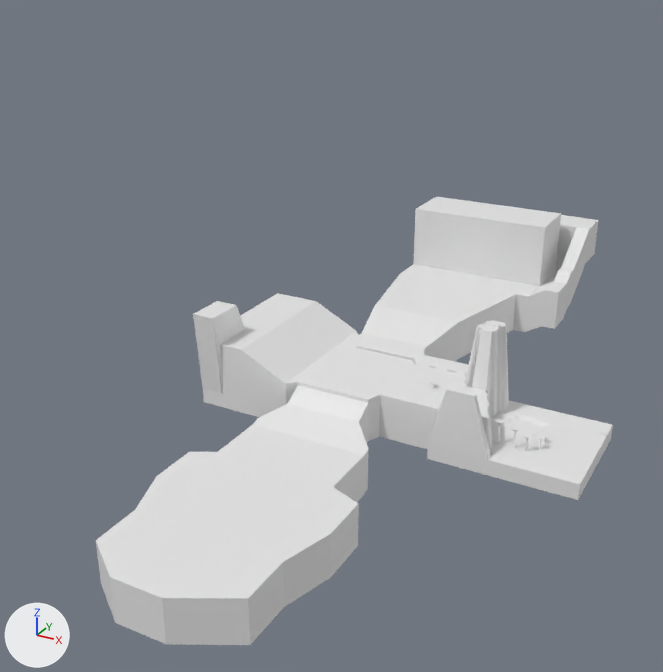
Renders of the FBX model Cappi Astral Museum/Assets/Model/Environment/PF/mystic plant.fbx from each side of a commit.
Camera for both pictures: a 50 mm camera at (-58.0, -444.0, 242.0) aimed at (-287.0, -27.0, 34.0). Arrows for +X, +Y and +Z are at lower left; the lights stay in place. The older version comes first. Where no turn or scale is listed for an object, it has been applied to the vertices.

Names of what the first picture shows: 'land' and 4 more.
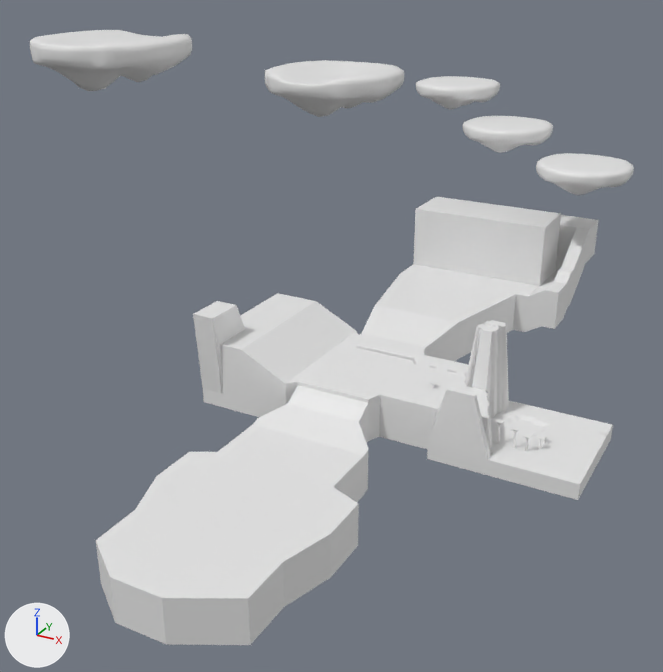
Changed parts and their boxes [x1, y1, x2, y2] in the pictures (663 x 672 px):
'floating platform.003', added: after [30, 30, 404, 117]
'floating platform', added: after [536, 153, 634, 195]
'floating platform.001', added: after [463, 116, 553, 153]
'floating platform.002', added: after [416, 76, 500, 109]

The change in detail:
Mesh me_cube_002 is new.
It has 434 vertices, 432 faces and spans x -27.9..27.8, y -38.3..18.7, z 7.3..25.4.
Mesh me_cube_010 is new.
It has 1012 vertices, 1008 faces and spans x -138.0..49.0, y -200.0..32.0, z -2.0..59.0.
Object 'floating platform.001' (ob_floating_platform_001) is new; it shows me_cube_002.
Its location is (-245.7, 142.3, 105.3).
Object 'floating platform.002' (ob_floating_platform_002) is new; it shows a copy of me_cube_002.
Its location is (-293.7, 174.4, 123.7).
Object 'floating platform.003' (ob_floating_platform_003) is new; it shows me_cube_010.
Its location is (-385.7, 174.4, 123.7).
Object 'floating platform' (ob_floating_platform) is new; it shows a copy of me_cube_002.
Its location is (-188.2, 118.4, 90.7).
